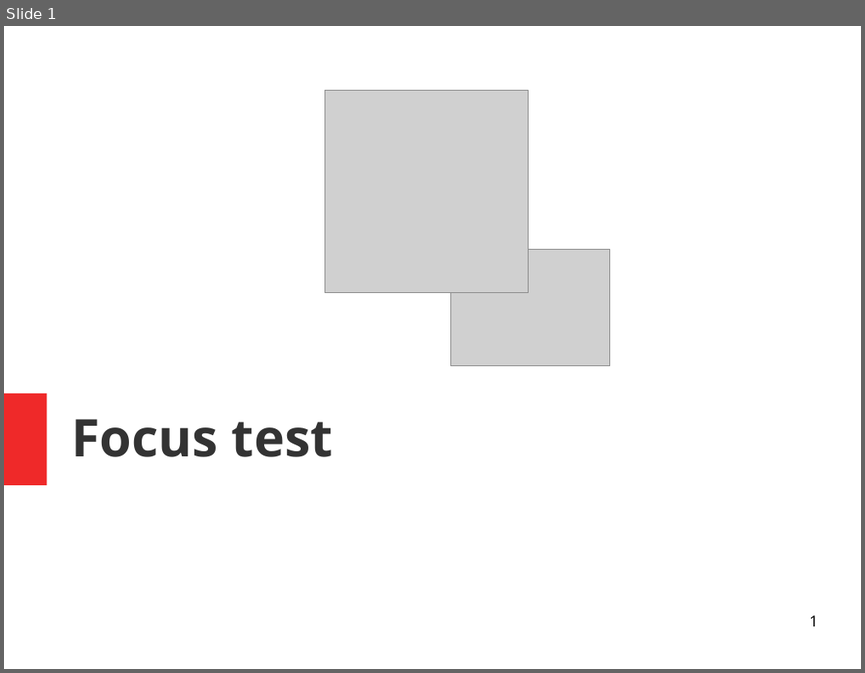
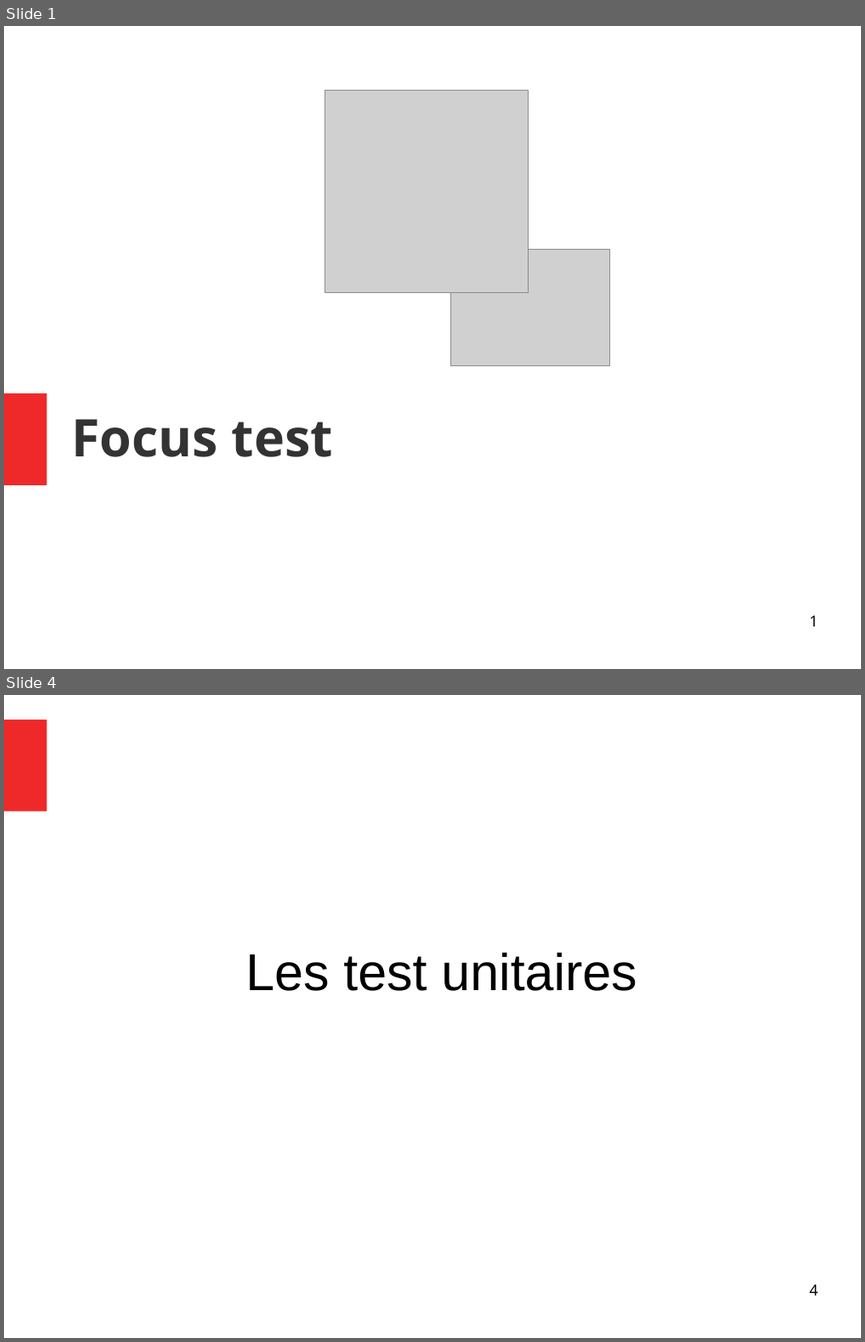
Before and after one commit to Yanoushka/angular-seed, a slide deck: docs/Focus test.odp. Shown one above the other, each under a label of ours: slide 1 before the commit, slides 1 and 4 after it; the slides between them are not shown. The pictures are 865x673 and 865x1342 pixels, drawn with LibreOffice and Linux fonts; fonts in the diff are those of the drawing; grey boxes stand for pictures. Boxes give left, top, right and bottom in pixels: in the first picture for what was removed or moved away, otherwise in the second. Text is boxed around its words. In the diff, an @@ line names an element or a change of style, - is before the commit and + after.

Commit message:
Complete Test Focus document

```diff
--- a/docs/Focus test.odp
+++ b/docs/Focus test.odp
@@ slide 4 added at [4,695,861,1338], background #FFFFFF @@
@@ rectangle added at [4,719,46,811], fill #EF2929 @@
@@ subtitle added at [245,952,636,991], 48 pt, text #000000 @@
+Les test unitaires
@@ page number added at [809,1284,817,1295], 14 pt, text #000000 @@
+4
```
Also in this commit, not shown: 16 other slides added, 4 slides removed.
